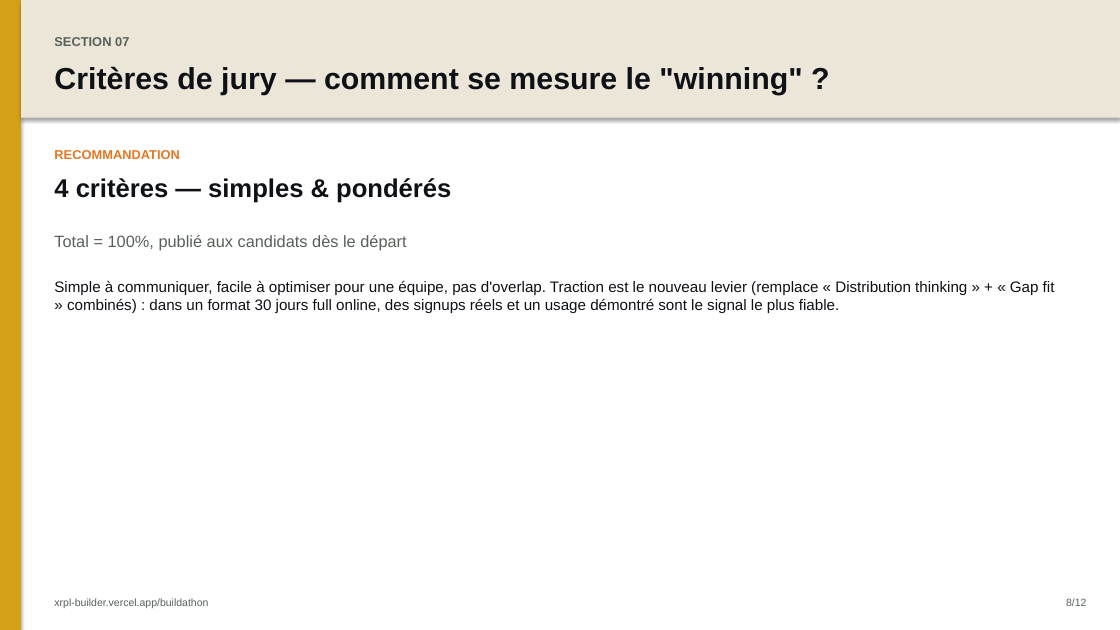
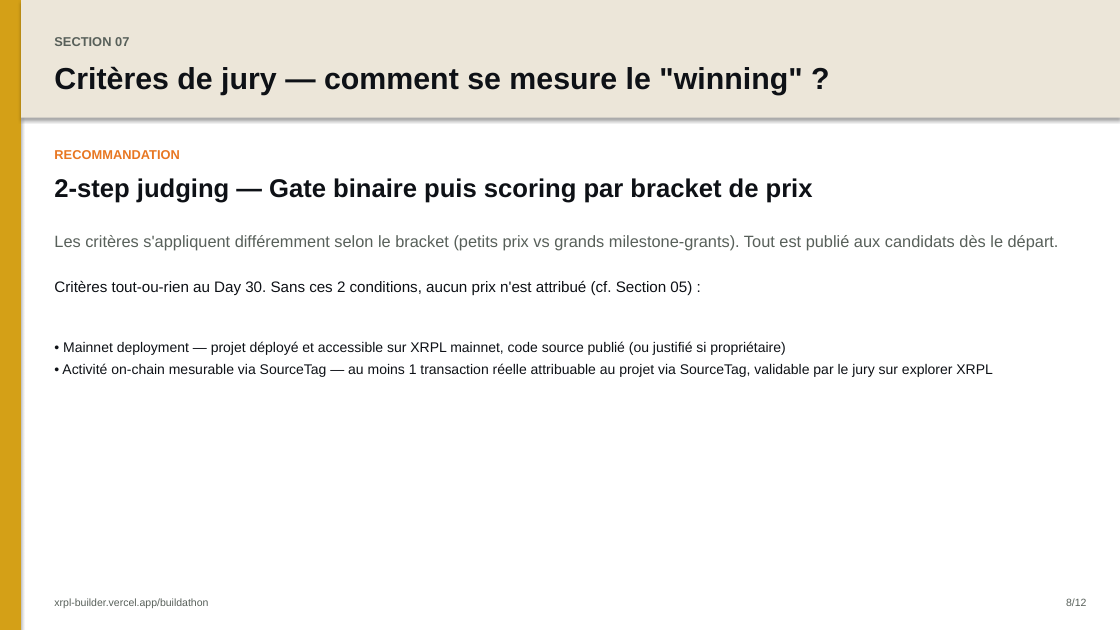
Before and after one commit to AurelienBg/xrpl-builder, a slide deck: slide 9 of buildathon-deck.pptx. Drawn at 1120x630 pixels with LibreOffice and Linux fonts; fonts in the diff are those of the drawing. Boxes give left, top, right and bottom in pixels: in the first picture for what was removed or moved away, otherwise in the second. Text is boxed around its words. In the diff, an @@ line names an element or a change of style, - is before the commit and + after.

Commit message:
feat(buildathon): refonte Section 07 judging criteria · aligned with Section 05 prize structure
Refonte complète du scoring system pour aligner avec la décision comité 13 mai 2026 (hybride milestone-grants + petits prix + Aquarium access).

Structure en 2 étapes :

Step 1 — Live-traction gate (binaire, obligatoire) :
- Mainnet deployment (source code published or justified if proprietary)
- Measurable on-chain activity via SourceTag (≥1 real tx attributable, verifiable on explorer)

Step 2a — Petits prix 500€ (gate-based) :
- Tout projet passant le gate reçoit automatiquement 500€
- Si pool sature (>100 projets), départage sur 3 métriques objectives:
  1. Cumulative on-chain volume (USD-eq)
  2. Unique addresses interacted
  3. Transaction count

Step 2b — Grands prix $10k milestone-grants (multi-critères pondérés, total 100%) :
- 🚀 On-chain traction: 40% (volume + addresses + tx count + retention)
- 💎 Product quality: 20% (UX, completeness, polish)
- ⚙️ Tech execution: 15% (code quality, security, audit-readiness)
- 🌱 Long-term commit: 15% (roadmap, capacity to execute milestones, legal)
- 📣 Pitch & narrative: 10% (video demo, deck, why-now)

Aquarium Access for top 1 (highest weighted score).

Milestones M1/M2 unlock criteria (post-Day 30):
- M1 (3 months): traction doubled, N+1 roadmap shipped, first integration, legal finalized
- M2 (6 months): business threshold, first PMF signal, Aquarium application
- Co-built with each team within 2 weeks post-Day 30, validated by XRPL Commons

Old single-tier 4-criteria system (Tech 30 / Product 25 / Traction 25 / Pitch 20) replaced.

Decks regenerated (FR + EN). FR + EN mirrored.

```diff
--- a/buildathon-deck.pptx
+++ b/buildathon-deck.pptx
@@ text at (x1=54, y1=178, x2=813, y2=203): text changed @@
-4 critères — simples & pondérés
+2-step judging — Gate binaire puis scoring par bracket de prix
@@ text at (x1=54, y1=235, x2=1059, y2=250): text changed @@
-Total = 100%, publié aux candidats dès le départ
+Les critères s'appliquent différemment selon le bracket (petits prix vs grands milestone-grants). Tout est publié aux candidats dès le départ.
@@ text at (x1=54, y1=280, x2=692, y2=295): text changed @@
-Simple à communiquer, facile à optimiser pour une équipe, pas d'overlap. Traction est le nouveau levier (remplace « Distribution thinking » + « Gap fit » combinés) : dans un format 30 jours full online, des signups réels et un usage démontré sont le signal le plus fiable.
+Critères tout-ou-rien au Day 30. Sans ces 2 conditions, aucun prix n'est attribué (cf. Section 05) :
@@ text added at (x1=62, y1=341, x2=993, y2=377), 12 pt, text #0E1116 @@
+• Mainnet deployment — projet déployé et accessible sur XRPL mainnet, code source publié (ou justifié si propriétaire)
+• Activité on-chain mesurable via SourceTag — au moins 1 transaction réelle attribuable au projet via SourceTag, validable par le jury sur explorer XRPL
```
Also in this commit, not shown: 3 other files.
